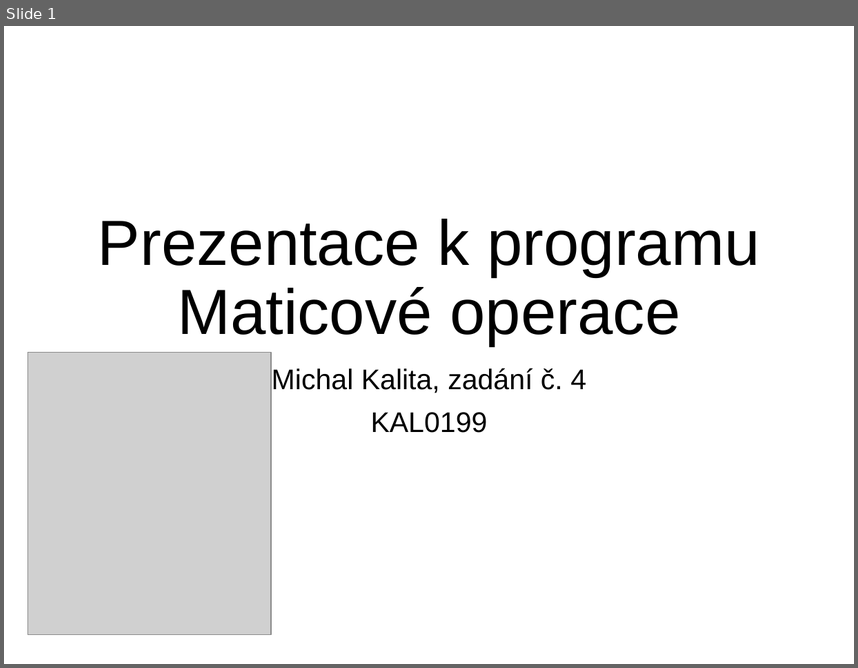
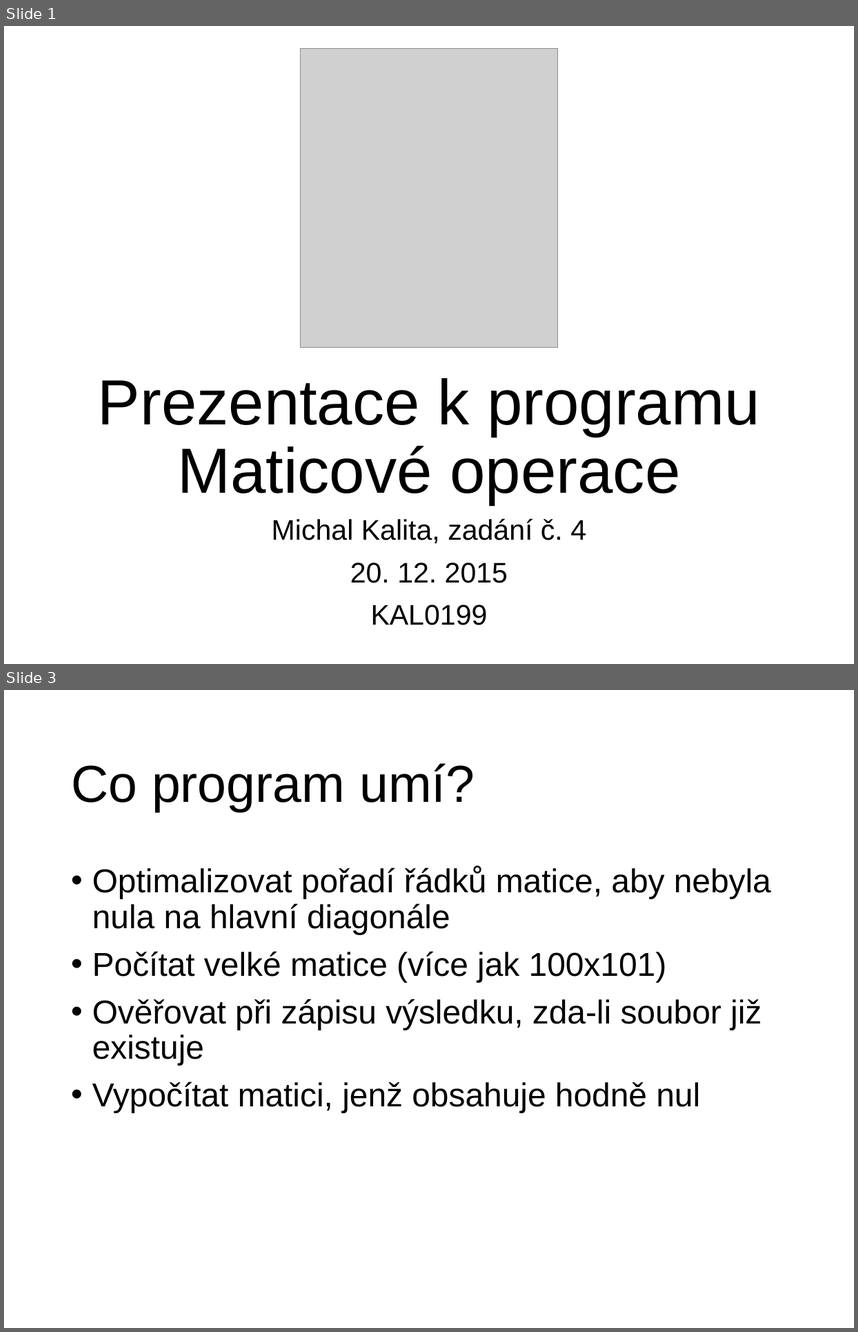
Before and after one commit to MichalKalita/matice, a slide deck: prezentace/prezentace.pptx. Shown one above the other, each under a label of ours: slide 1 before the commit, slides 1 and 3 after it; the slides between them are not shown. The pictures are 858x668 and 858x1332 pixels, drawn with LibreOffice and Linux fonts; fonts in the diff are those of the drawing; grey boxes stand for pictures. Boxes give left, top, right and bottom in pixels: in the first picture for what was removed or moved away, otherwise in the second. Text is boxed around its words. In the diff, an @@ line names an element or a change of style, - is before the commit and + after.

```diff
--- a/prezentace/prezentace.pptx
+++ b/prezentace/prezentace.pptx
@@ slide 3 added at [4,690,854,1328], background #FFFFFF @@
@@ title added at [71,763,475,812], 44 pt, text #000000 @@
+Co program umí?
@@ text added at [92,866,771,1112], 28 pt, text #000000 @@
+• Optimalizovat pořadí řádků matice, aby nebyla nula na hlavní diagonále
+• Počítat velké matice (více jak 100x101)
+• Ověřovat při zápisu výsledku, zda-li soubor již existuje
+• Vypočítat matici, jenž obsahuje hodně nul
@@ slide 1 changed as well @@
@@ picture added at [300,48,557,348] @@
@@ title "Prezentace k programu Maticové operace": place and size @@
-title "Prezentace k programu Maticové operace" at [98,219,760,345]
+title "Prezentace k programu Maticové operace" at [98,378,760,504]
@@ picture removed at [27,352,271,635] @@
@@ subtitle "Michal Kalita, zadání č. 4": place and size @@
-subtitle "Michal Kalita, zadání č. 4" at [272,368,586,432]
+subtitle "Michal Kalita, zadání č. 4" at [272,518,586,625]
@@ subtitle at [350,562,508,583]: paragraph added @@
+20. 12. 2015
```
Also in this commit, not shown: 1 other slide changed, 2 other slides added.
